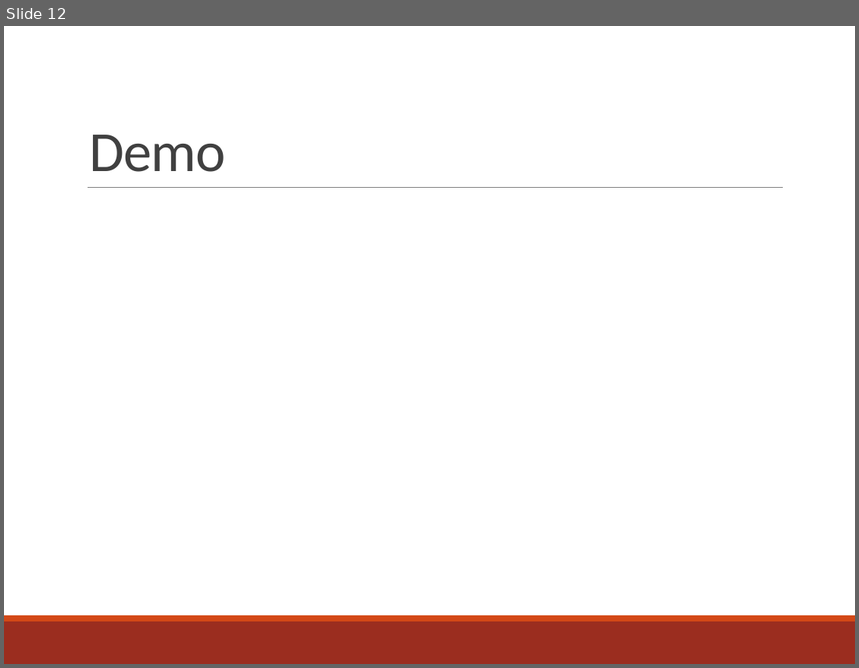
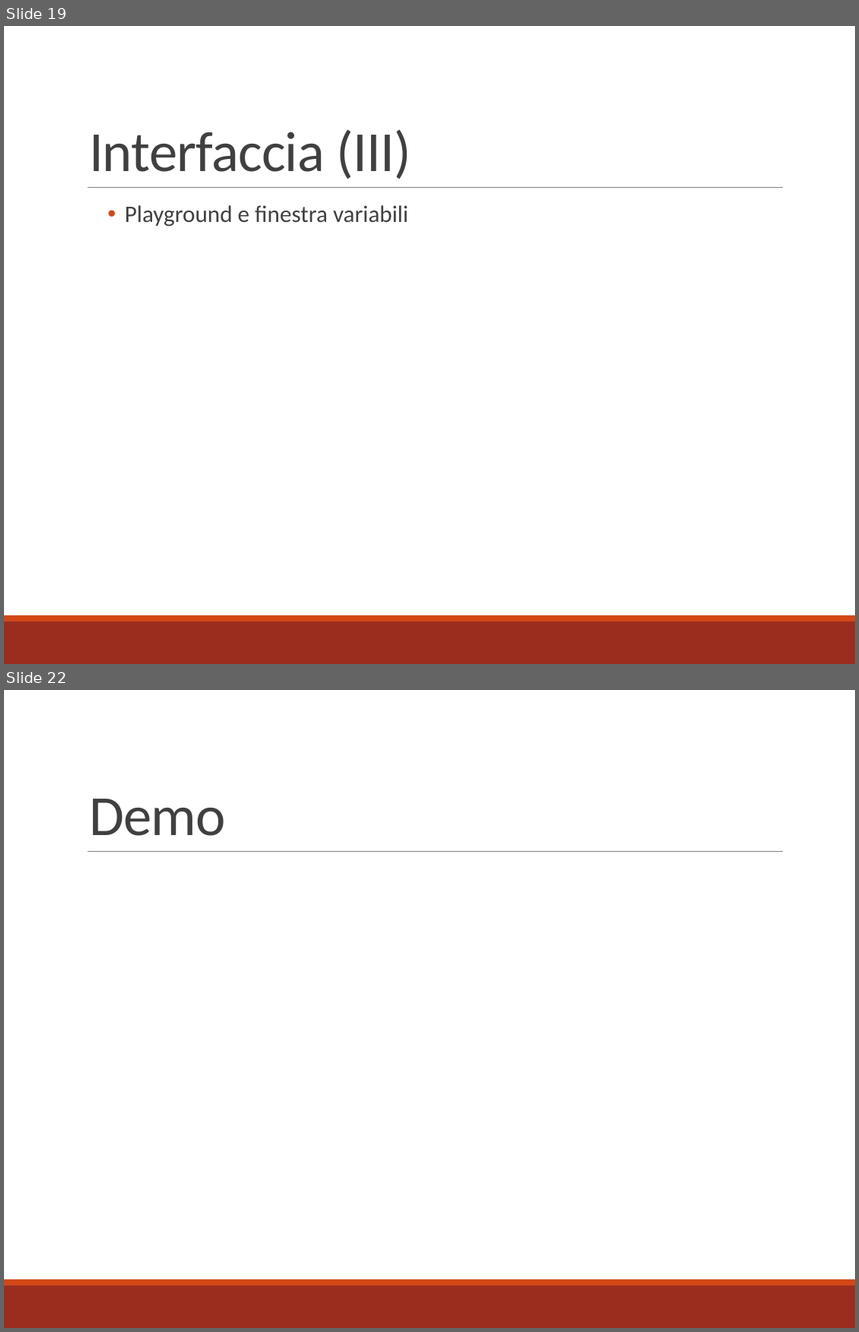
Before and after one commit to mbosc/scartch, a slide deck: Presentazione.pptx. Shown one above the other, each under a label of ours: slide 12 before the commit, slides 19 and 22 after it; the slides between them are not shown. The pictures are 859x668 and 859x1332 pixels, drawn with LibreOffice and Linux fonts; fonts in the diff are those of the drawing. Boxes give left, top, right and bottom in pixels: in the first picture for what was removed or moved away, otherwise in the second. Text is boxed around its words. In the diff, an @@ line names an element or a change of style, - is before the commit and + after.

```diff
--- a/Presentazione.pptx
+++ b/Presentazione.pptx
@@ slide 19 added at (x1=4, y1=26, x2=855, y2=664), background #FFFFFF; not listed: 3 template elements that a slide beside it also shows @@
@@ title added at (x1=89, y1=129, x2=411, y2=179), 48 pt, text #404040 @@
+Interfaccia (III)
@@ text added at (x1=125, y1=205, x2=408, y2=227), 20 pt, text #404040 @@
+  • Playground e finestra variabili
@@ what was slide 12 is now slide 22 @@
```
Also in this commit, not shown: 7 slides changed, 10 other slides added, 1 slide removed, 18 other files.
